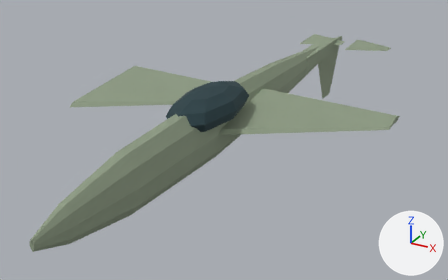
What one commit did to the glTF model game/assets/units/jaguar.glb.
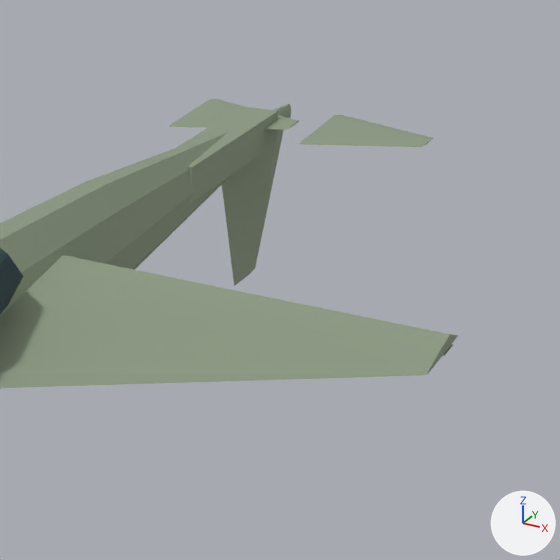
Each version is shown whole from a camera (50 mm lens) standing at (7.56, -14.96, 7.91) and looking at (-0.39, -0.51, 0.69), then close up on the part from 54% to 97% of the width and 0% to 69% of the height. Arrows for +X, +Y and +Z are at lower right; the lights stay in place. The first two pictures are the older version. Where no turn or scale is listed for an object, it has been applied to the vertices.

The first close-up shows 'Cockpit', 'Elevator_L', 'Elevator_R', 'Fuselage', 'Rudder', 'TailBoom', 'Wing_R'.
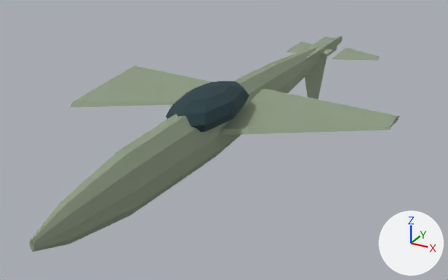
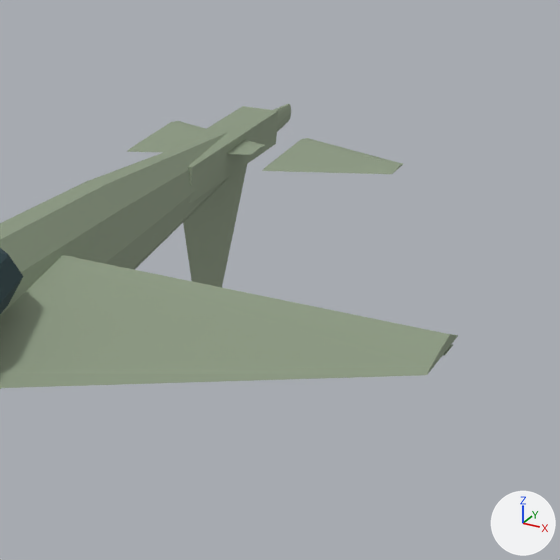
Where the change shows, as pixel boxes (x1, y1, x2, y2) in the close-ups (560 x 560 px):
```json
{"object": "Rudder", "change": "moved", "before": [222, 129, 284, 286], "after": [183, 164, 247, 288]}
{"object": "Elevator_R", "change": "moved", "before": [299, 115, 433, 147], "after": [262, 138, 403, 174]}
{"object": "Elevator_L", "change": "moved", "before": [169, 99, 299, 130], "after": [127, 121, 265, 155]}
```

The change, as JSON lines over the scene's bpy script:
```json
{"op": "set", "path": "ob_elevator_l.location", "old": "(-0.87, 7.01, 1.91)", "new": "(-0.87, 5.68, 1.91)"}
{"op": "set", "path": "ob_elevator_r.location", "old": "(0.87, 7.01, 1.91)", "new": "(0.87, 5.68, 1.91)"}
{"op": "set", "path": "ob_rudder.location", "old": "(0.0, 7.01, 1.81)", "new": "(0.0, 5.68, 1.81)"}
```
